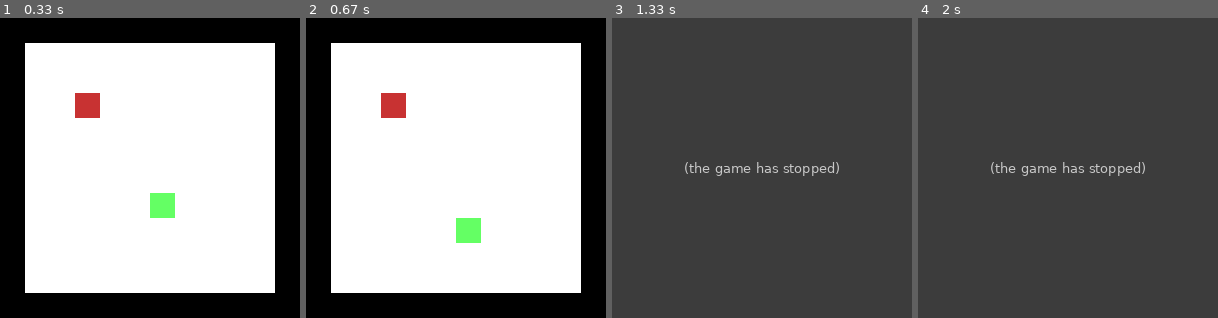
Above: before the commit, frames 1-4 (left to right).
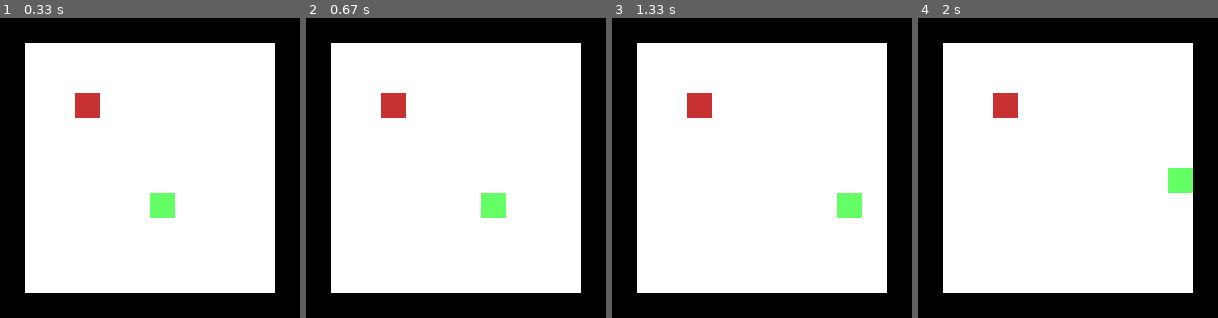
Above: after the commit, the same moments.

Repository: davethepunkyone/pygame-gridcalculator
Game: pygame game, started from examples/snake_example.py
The game is run twice, just before and just after one commit, with the same random seed, the same clock (stepped at 60 frames per second) and the same inputs.
Inputs:
- Up to frame 1 (0.33 s): no input
- Up to frame 2 (0.67 s): hold Esc from 0.33 s (still down); hold Right from 0.33 s (still down)
- Up to frame 3 (1.33 s): release Esc at 0.8 s; release Right at 0.8 s
- Up to frame 4 (2 s): hold Up from 1.37 s (still down)

Frame 1 is identical in both runs. In frame 2, 1.4% of the frame differs, in the area x 50-67%, y 58-75%; in frame 3, 100%, in the area x 0-100%, y 0-100%; in frame 4, 100%.
Before the commit the program exited at 0.67 s; later frames show no game.

Commit message:
v2.1.0: Compatibility Checks with Python 3.12 (#17)
This changes the existing support for this library up to Python 3.12, from the current base of Python 3.8.

Diff:
--- a/examples/snake_example.py
+++ b/examples/snake_example.py
@@ -19,6 +19,59 @@
     RIGHT = 2
     DOWN = 3
     LEFT = 4
+
+
+def determine_snake_direction(event: pygame.event, snake_direction: Direction) -> Direction:
+    if event.type == pygame.KEYDOWN:
+        if event.key == pygame.K_UP and \
+                snake_direction != Direction.DOWN:
+            return Direction.UP
+        elif event.key == pygame.K_RIGHT and \
+                snake_direction != Direction.LEFT:
+            return Direction.RIGHT
+        elif event.key == pygame.K_DOWN and \
+                snake_direction != Direction.UP:
+            return Direction.DOWN
+        elif event.key == pygame.K_LEFT and \
+                snake_direction != Direction.RIGHT:
+            return Direction.LEFT
+
+    return snake_direction
+
+
+def determine_snake_position(snake_direction: Direction, snake_head_top: int, snake_head_left: int) -> tuple:
+    if snake_direction == Direction.UP:
+        snake_head_top -= 1
+        if snake_head_top == -1:
+            snake_head_top = 9
+    elif snake_direction == Direction.RIGHT:
+        snake_head_left += 1
+        if snake_head_left == 10:
+            snake_head_left = 0
+    elif snake_direction == Direction.DOWN:
+        snake_head_top += 1
+        if snake_head_top == 10:
+            snake_head_top = 0
+    elif snake_direction == Direction.LEFT:
+        snake_head_left -= 1
+        if snake_head_left == -1:
+            snake_head_left = 9
+
+    return snake_head_top, snake_head_left
+
+
+def keep_game_running(event: pygame.event) -> bool:
+    running = True
+
+    if event.type == pygame.QUIT:
+        running = False
+
+    if event.type == pygame.KEYDOWN:
+        # Keyboard button presses
+        if event.key == pygame.K_ESCAPE:
+            running = False
+
+    return running
 
 
 def start_snake_example() -> None:
@@ -45,9 +98,7 @@
         display.fill((0, 0, 0))
 
         for event in pygame.event.get():
-            if event.type == pygame.QUIT:
-                running = False
-                break
+            running = keep_game_running(event)
             if event.type == pygame.VIDEORESIZE:
                 # On window resize, adjust grids accordingly
                 display_height = event.h
@@ -59,23 +110,7 @@
                                             full_screen.points_from_left(1),
                                             full_screen.points_from_top(1))
 
-            if event.type == pygame.KEYDOWN:
-                # Keyboard button presses
-                if event.key == pygame.K_ESCAPE:
-                    running = False
-                    break
-                if event.key == pygame.K_UP and \
-                        snake_direction != Direction.DOWN:
-                    snake_direction = Direction.UP
-                elif event.key == pygame.K_RIGHT and \
-                        snake_direction != Direction.LEFT:
-                    snake_direction = Direction.RIGHT
-                elif event.key == pygame.K_DOWN and \
-                        snake_direction != Direction.UP:
-                    snake_direction = Direction.DOWN
-                elif event.key == pygame.K_LEFT and \
-                        snake_direction != Direction.RIGHT:
-                    snake_direction = Direction.LEFT
+            snake_direction = determine_snake_direction(event, snake_direction)
 
         # Draw border
         border = shape_factory.Rect(0, 0, grid.width_gap(0, 10),
@@ -83,22 +118,8 @@
         pygame.draw.rect(display, (255, 255, 255), border)
 
         # Draw snake position
-        if snake_direction == Direction.UP:
-            snake_head_top -= 1
-            if snake_head_top == -1:
-                snake_head_top = 9
-        elif snake_direction == Direction.RIGHT:
-            snake_head_left += 1
-            if snake_head_left == 10:
-                snake_head_left = 0
-        elif snake_direction == Direction.DOWN:
-            snake_head_top += 1
-            if snake_head_top == 10:
-                snake_head_top = 0
-        elif snake_direction == Direction.LEFT:
-            snake_head_left -= 1
-            if snake_head_left == -1:
-                snake_head_left = 9
+        get_positions = determine_snake_position(snake_direction, snake_head_top, snake_head_left)
+        snake_head_top, snake_head_left = get_positions
 
         # Create the snake head
         head_rect = shape_factory.Rect(snake_head_left, snake_head_top,
--- a/pyproject.toml
+++ b/pyproject.toml
@@ -1,7 +1,7 @@
 [build-system]
 requires = [
-    "setuptools>=54",
+    "setuptools>=75.1.0",
     "wheel",
-    "pygame>=2.1.2"
+    "pygame>=2.6"
 ]
 build-backend = "setuptools.build_meta"
--- a/setup.cfg
+++ b/setup.cfg
@@ -1,6 +1,6 @@
 [metadata]
 name = pygame-gridcalculator
-version = 2.0.0
+version = 2.1.0
 author = Dave Harding
 author_email = dave@punkamania.org
 description = For generating a virtual grid to map pixels against and generate shapes from for a pygame display.
@@ -16,7 +16,7 @@
 
 [options]
 packages = find:
-python_requires = >=3.8
+python_requires = >=3.10
 include_package_data = False
 install_requires =
-    pygame>=2.1.2
+    pygame>=2.6
Not shown, changed: requirements.txt
Not shown, changed: .github/workflows/python-package.yml
Not shown, changed: LICENSE
